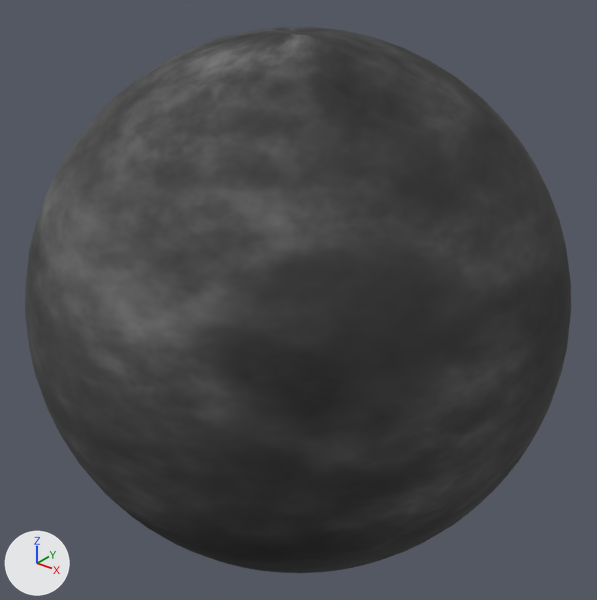
The OBJ model Assets/meshes/sphere.obj: old version first, new version second.
One viewpoint serves both versions: a 50 mm camera at (1.798, -2.245, 1.392) aimed at (0.001, 0.001, 0.0). Arrows for +X, +Y and +Z are at lower left; the lights stay in place. Where no turn or scale is listed for an object, it has been applied to the vertices.
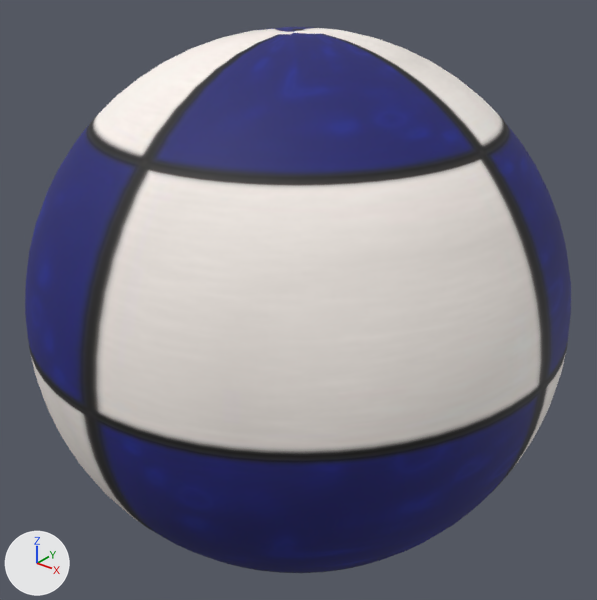
Boxes [x1, y1, x2, y2] around the edits, measured in the pictures (597 x 600 px):
'Sphere', recoloured
    both: [25, 27, 571, 573]

The change, as a diff of the scene's bpy script:
```diff
--- a/Assets/meshes/sphere.obj.py
+++ b/Assets/meshes/sphere.obj.py
@@ img_chess_blue_jpg @@
+img_chess_blue_jpg = load_image('chess_blue.jpg', '../textures/chess_blue.jpg', 512, 512, 'sRGB')
@@ mat_sphere @@
+mat_sphere = principled_material('sphere')
+mat_sphere.texture = img_chess_blue_jpg
+mat_sphere.roughness = 0.69
@@ me_sphere @@
 me_sphere.from_pydata(...)  # 1986 vertices, 2048 faces; spans x -1.0..1.0, y -1.0..1.0, z -1.0..1.0
-me_sphere.materials.append(mat_material)  # picture img_rock_1d_jpg
+me_sphere.materials.append(mat_sphere)  # picture img_chess_blue_jpg
```
